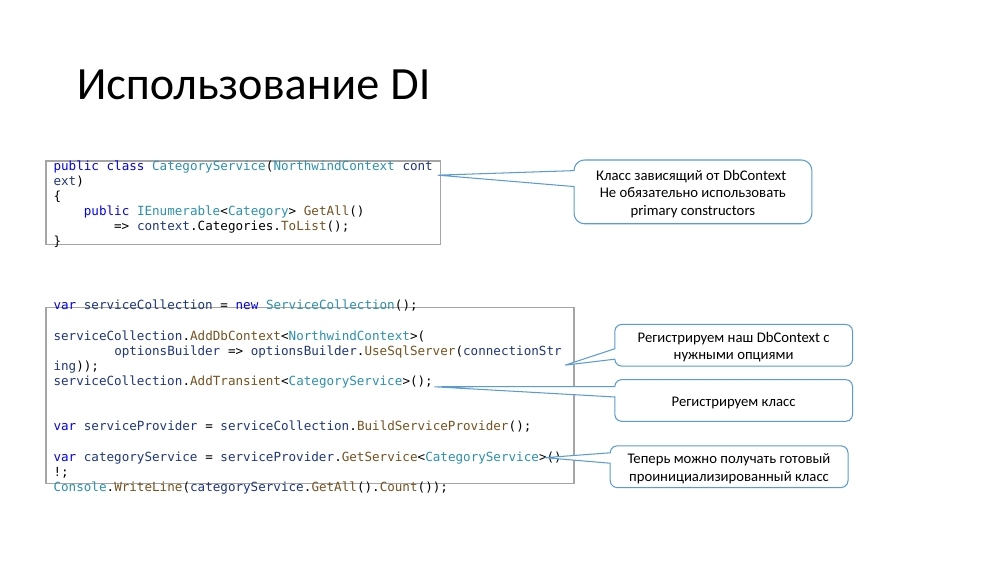
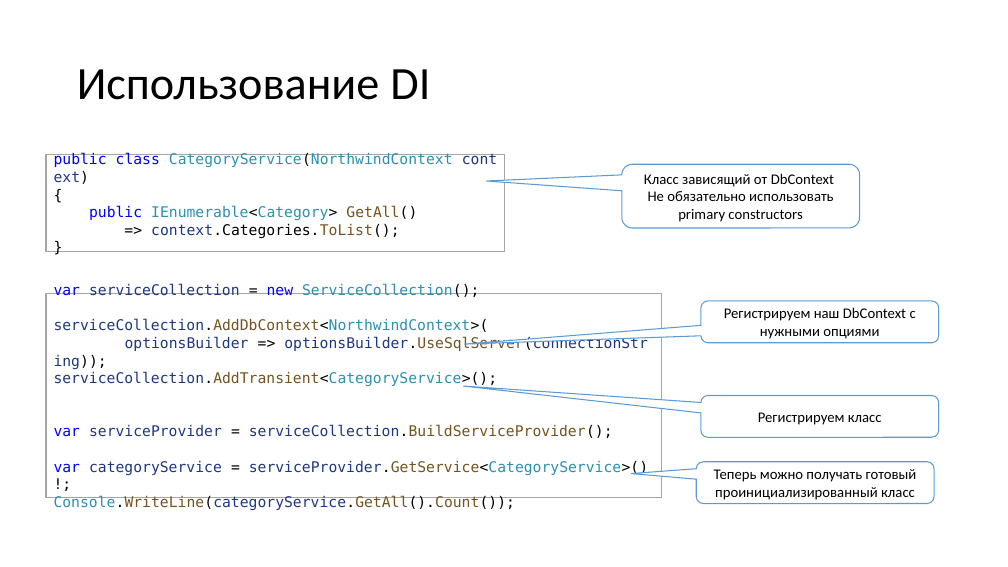
Before and after one commit to MihailRomanov/asp_net_course_2024, a slide deck: slide 14 of Modules/02. Some standard libraries/02. ADO.Net and ORMs/04. EF Core.pptx. Drawn at 1008x567 pixels with LibreOffice and Linux fonts; fonts in the diff are those of the drawing. Boxes give left, top, right and bottom in pixels: in the first picture for what was removed or moved away, otherwise in the second. Text is boxed around its words. In the diff, an @@ line names an element or a change of style, - is before the commit and + after.

```diff
--- a/Modules/02. Some standard libraries/02. ADO.Net and ORMs/04. EF Core.pptx
+++ b/Modules/02. Some standard libraries/02. ADO.Net and ORMs/04. EF Core.pptx
@@ rectangle "public class CategoryService(NorthwindContext context) { ...": place and size @@
-rectangle "public class CategoryService(NorthwindContext context) { ..." at box(46, 161, 441, 245)
+rectangle "public class CategoryService(NorthwindContext context) { ..." at box(46, 155, 505, 252)
@@ rectangle "public class CategoryService(NorthwindContext context) { ..." at box(46, 155, 505, 252): size 12 to 14 pt @@
@@ rounded speech box "Класс зависящий от DbContext": place and size @@
-rounded speech box "Класс зависящий от DbContext" at box(574, 160, 812, 224)
+rounded speech box "Класс зависящий от DbContext" at box(622, 164, 860, 228)
@@ rectangle "var serviceCollection = new ServiceCollection(); ..." at box(46, 294, 662, 498): size 12 to 14 pt @@
@@ rectangle "var serviceCollection = new ServiceCollection(); ...": place and size @@
-rectangle "var serviceCollection = new ServiceCollection(); ..." at box(46, 308, 574, 483)
+rectangle "var serviceCollection = new ServiceCollection(); ..." at box(46, 294, 662, 498)
@@ proportions changed in 3 elements at box(622, 164, 860, 228), box(701, 395, 939, 437), box(701, 301, 939, 343) @@
@@ rounded speech box "Регистрируем наш DbContext с нужными ...": place and size @@
-rounded speech box "Регистрируем наш DbContext с нужными ..." at box(615, 324, 853, 366)
+rounded speech box "Регистрируем наш DbContext с нужными ..." at box(701, 301, 939, 343)
@@ rounded speech box "Регистрируем класс": place and size @@
-rounded speech box "Регистрируем класс" at box(615, 380, 853, 421)
+rounded speech box "Регистрируем класс" at box(701, 395, 939, 437)
@@ rounded speech box "Теперь можно получать готовый проинициализированный ...": place and size @@
-rounded speech box "Теперь можно получать готовый проинициализированный ..." at box(610, 446, 848, 488)
+rounded speech box "Теперь можно получать готовый проинициализированный ..." at box(696, 462, 935, 504)
```
Also in this commit, not shown: 17 other slides changed.
